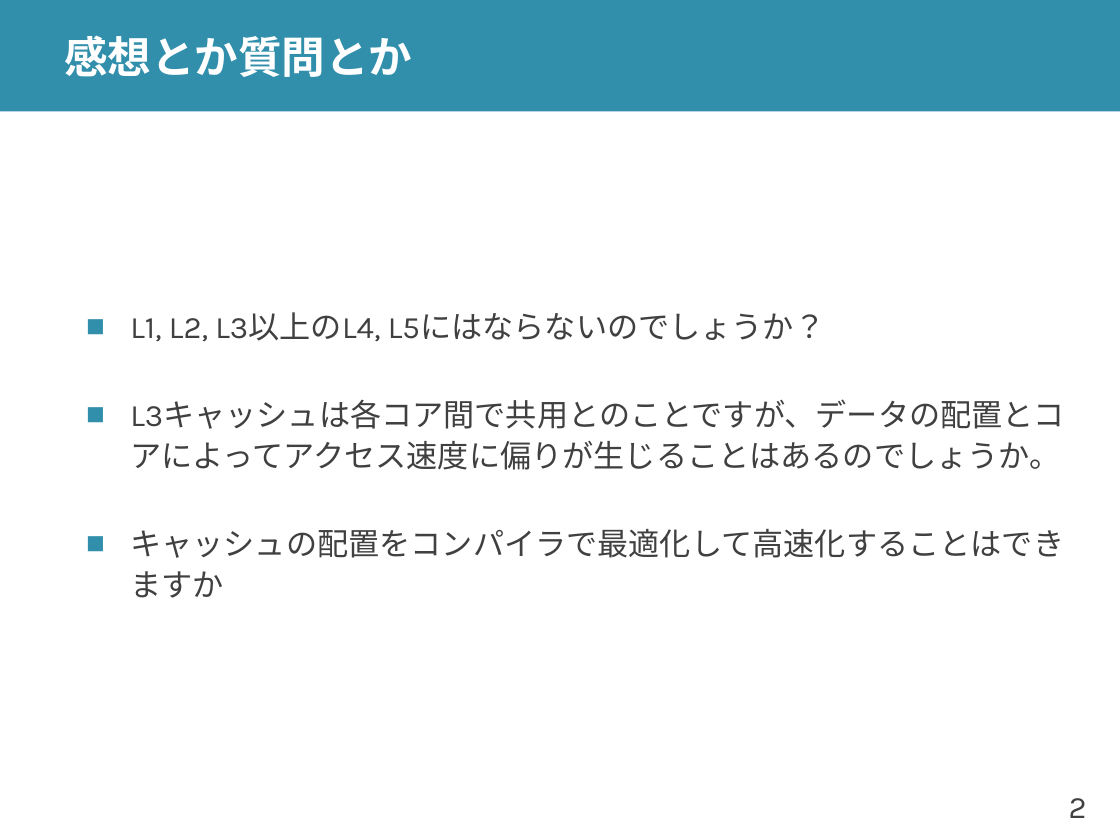
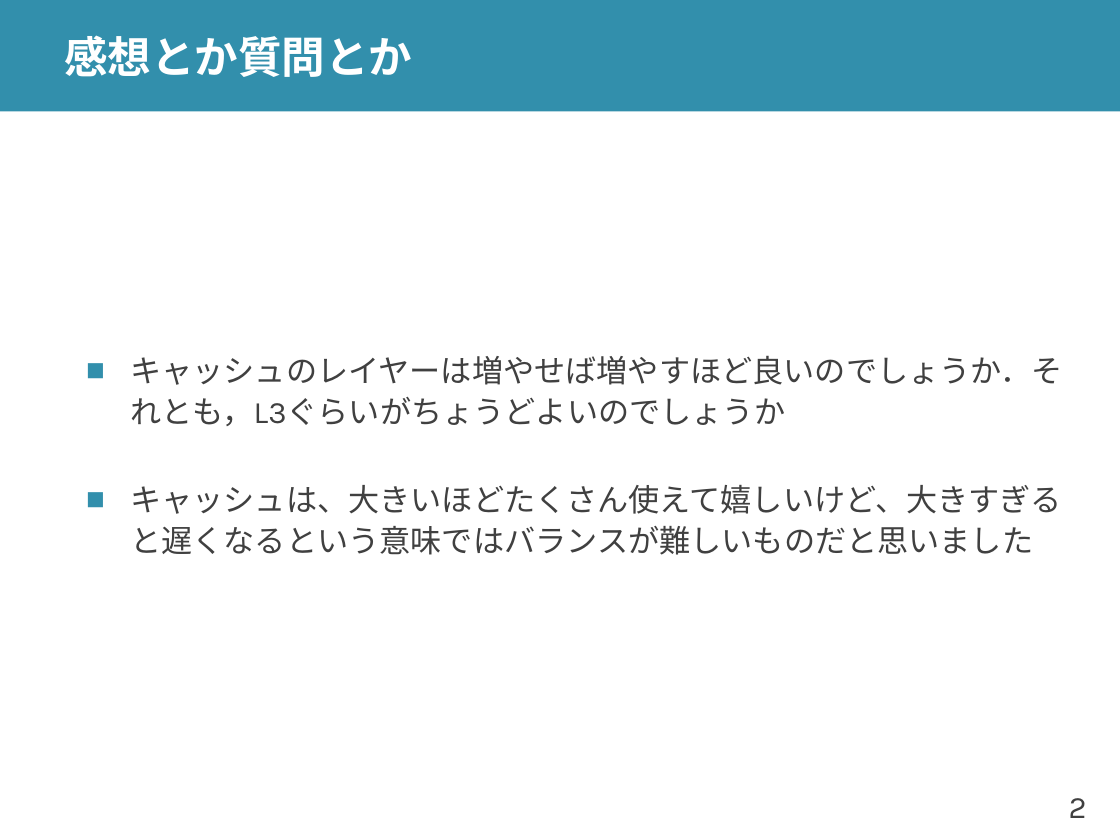
Before and after one commit to shioyadan/advanced-computer-organization, a slide deck: slide 2 of aco-shioya-13.pptx. Drawn at 1120x840 pixels with LibreOffice and Linux fonts; fonts in the diff are those of the drawing. Boxes give left, top, right and bottom in pixels: in the first picture for what was removed or moved away, otherwise in the second. Text is boxed around its words. In the diff, an @@ line names an element or a change of style, - is before the commit and + after.

```diff
--- a/aco-shioya-13.pptx
+++ b/aco-shioya-13.pptx
@@ text at box(130, 355, 1062, 555): text changed @@
-■ L1, L2, L3以上のL4, L5にはならないのでしょうか？
-■ L3キャッシュは各コア間で共用とのことですが、データの配置とコアによってアクセス速度に偏りが生じることはあるのでしょうか。
-■ キャッシュの配置をコンパイラで最適化して高速化することはできますか
+■ キャッシュのレイヤーは増やせば増やすほど良いのでしょうか．それとも，L3ぐらいがちょうどよいのでしょうか
+■ キャッシュは、大きいほどたくさん使えて嬉しいけど、大きすぎると遅くなるという意味ではバランスが難しいものだと思いました
```
Also in this commit, not shown: 15 other slides changed, 8 slides added, 1 other file.
